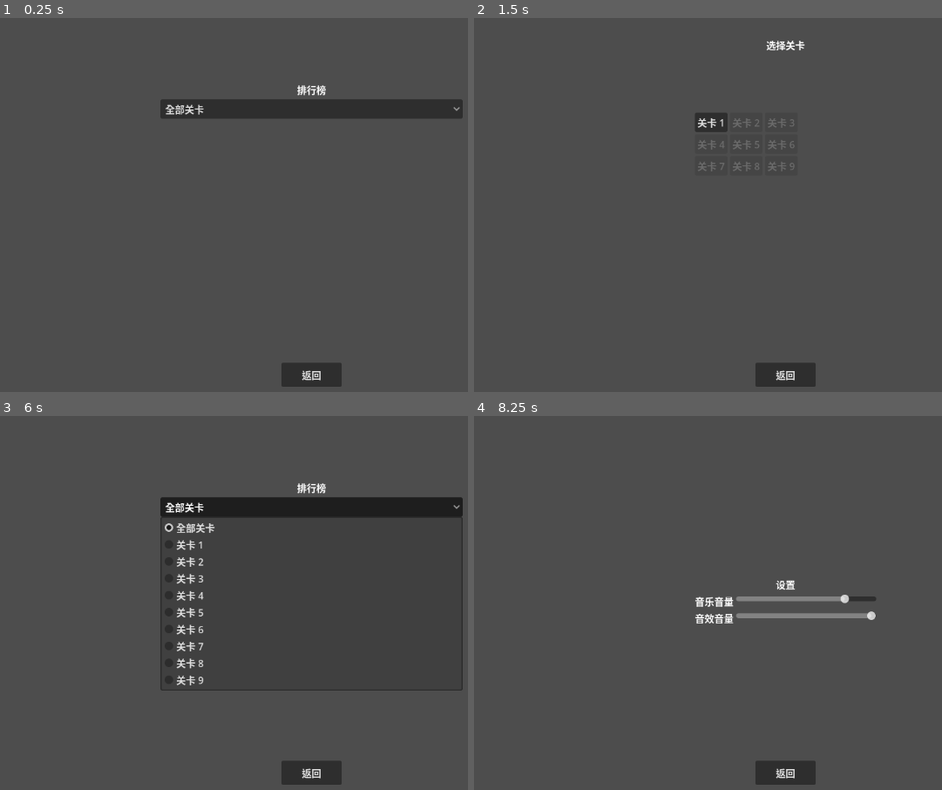
Above: before the commit, frames 1-4 (two rows, left to right).
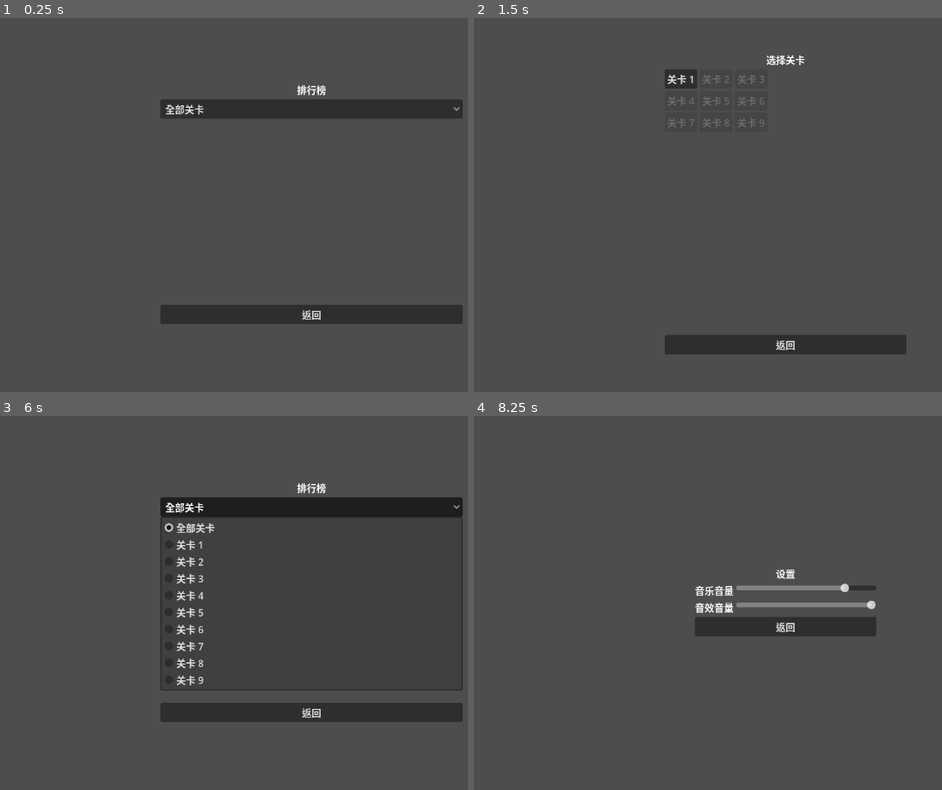
Above: after the commit, the same moments.

Repository: cangming009/firtdemo
Game: Godot game, scene res://scenes/menu/Leaderboard.tscn
Two runs of this game, one before a commit and one after it. Both use one fixed random seed, a clock stepped at 60 frames per second and the inputs below. This scene is started directly instead of the project's main scene.
Inputs:
- Up to frame 1 (0.25 s): no input
- Up to frame 2 (1.5 s): click "返回" at 0.5 s; click "开始游戏" at 1.25 s
- Up to frame 3 (6 s): click "关卡 1" at 2 s; click "Start" at 2.75 s; click "开始游戏" at 3.5 s; click "返回" at 4.25 s; click "排行榜" at 5 s; click "全部关卡" at 5.75 s
- Up to frame 4 (8.25 s): click "全部关卡" at 6.5 s; click "返回" at 7.25 s; click "设置" at 8 s

The runs differ from the first frame. In frame 1, 4.1% of the frame differs, in the area x 34-99%, y 76-99%; in frame 2, 4.4%; in frame 3, 4.1%; in frame 4, 4.7%, in the area x 47-86%, y 41-99%.

Commit message:
完善 代码

Diff:
--- a/scenes/menu/Leaderboard.gd
+++ b/scenes/menu/Leaderboard.gd
@@ -2,7 +2,7 @@
 
 @onready var score_list: VBoxContainer = $VBox/ScoreList
 @onready var level_filter: OptionButton = $VBox/LevelFilter
-@onready var back_button: Button = $BackButton
+@onready var back_button: Button = $VBox/BackButton
 
 var current_level: int = 0
 
--- a/scenes/menu/Leaderboard.tscn
+++ b/scenes/menu/Leaderboard.tscn
@@ -37,17 +37,6 @@
 layout_mode = 2
 size_flags_vertical = 3
 
-[node name="BackButton" type="Button" parent="."]
-layout_mode = 1
-anchors_preset = 7
-anchor_left = 0.5
-anchor_top = 1.0
-anchor_right = 0.5
-anchor_bottom = 1.0
-offset_left = -50.0
-offset_top = -60.0
-offset_right = 50.0
-offset_bottom = -20.0
-grow_horizontal = 2
-grow_vertical = 0
+[node name="BackButton" type="Button" parent="VBox"]
+layout_mode = 2
 text = "返回"
--- a/scenes/menu/LevelSelect.gd
+++ b/scenes/menu/LevelSelect.gd
@@ -1,33 +1,33 @@
 extends Control
 
-@onready var grid: GridContainer = $GridContainer
-@onready var back_button: Button = $BackButton
+@onready var grid: GridContainer = $VBox/GridContainer
+@onready var back_button: Button = $VBox/BackButton
 
 var level_buttons: Array = []
 
 func _ready() -> void:
-    var sm = get_node_or_null("/root/ScoreManager")
-    var unlocked = 1
-    if sm:
-        unlocked = sm.get_unlocked_level()
+	var sm = get_node_or_null("/root/ScoreManager")
+	var unlocked = 1
+	if sm:
+		unlocked = sm.get_unlocked_level()
 
-    for i in range(1, 10):
-        var btn = Button.new()
-        btn.text = "关卡 %d" % i
-        if i <= unlocked:
-            btn.pressed.connect(_on_level_button_pressed.bind(i))
-        else:
-            btn.disabled = true
-            btn.modulate.a = 0.5
-        grid.add_child(btn)
-        level_buttons.append(btn)
+	for i in range(1, 10):
+		var btn = Button.new()
+		btn.text = "关卡 %d" % i
+		if i <= unlocked:
+			btn.pressed.connect(_on_level_button_pressed.bind(i))
+		else:
+			btn.disabled = true
+			btn.modulate.a = 0.5
+		grid.add_child(btn)
+		level_buttons.append(btn)
 
-    back_button.pressed.connect(_on_back_pressed)
+	back_button.pressed.connect(_on_back_pressed)
 
 func _on_level_button_pressed(level: int) -> void:
-    var mm = get_tree().root.get_meta("menu_manager")
-    mm.start_game(level)
+	var mm = get_tree().root.get_meta("menu_manager")
+	mm.start_game(level)
 
 func _on_back_pressed() -> void:
-    var mm = get_tree().root.get_meta("menu_manager")
-    mm.go_to_main_menu()
+	var mm = get_tree().root.get_meta("menu_manager")
+	mm.go_to_main_menu()
--- a/scenes/menu/LevelSelect.tscn
+++ b/scenes/menu/LevelSelect.tscn
@@ -11,41 +11,31 @@
 grow_vertical = 2
 script = ExtResource("1_levelselect")
 
-[node name="Title" type="Label" parent="."]
-layout_mode = 1
-anchors_preset = 10
-anchor_right = 1.0
-offset_top = 50.0
-grow_horizontal = 2
-text = "选择关卡"
-horizontal_alignment = 1
-
-[node name="GridContainer" type="GridContainer" parent="."]
+[node name="VBox" type="VBoxContainer" parent="."]
 layout_mode = 1
 anchors_preset = 8
 anchor_left = 0.5
 anchor_top = 0.5
 anchor_right = 0.5
 anchor_bottom = 0.5
-offset_left = -150.0
-offset_top = -150.0
-offset_right = 150.0
-offset_bottom = 150.0
+offset_left = -200.0
+offset_top = -250.0
+offset_right = 200.0
+offset_bottom = 250.0
 grow_horizontal = 2
 grow_vertical = 2
+alignment = 1
+
+[node name="Title" type="Label" parent="VBox"]
+layout_mode = 2
+text = "选择关卡"
+horizontal_alignment = 1
+
+[node name="GridContainer" type="GridContainer" parent="VBox"]
+layout_mode = 2
+size_flags_vertical = 3
 columns = 3
 
-[node name="BackButton" type="Button" parent="."]
-layout_mode = 1
-anchors_preset = 7
-anchor_left = 0.5
-anchor_top = 1.0
-anchor_right = 0.5
-anchor_bottom = 1.0
-offset_left = -50.0
-offset_top = -60.0
-offset_right = 50.0
-offset_bottom = -20.0
-grow_horizontal = 2
-grow_vertical = 0
+[node name="BackButton" type="Button" parent="VBox"]
+layout_mode = 2
 text = "返回"
--- a/scenes/menu/Settings.gd
+++ b/scenes/menu/Settings.gd
@@ -2,7 +2,7 @@
 
 @onready var music_slider: HSlider = $VBox/MusicContainer/MusicSlider
 @onready var sfx_slider: HSlider = $VBox/SFXContainer/SFXSlider
-@onready var back_button: Button = $BackButton
+@onready var back_button: Button = $VBox/BackButton
 
 func _ready() -> void:
     var sm = get_node_or_null("/root/ScoreManager")
--- a/scenes/menu/Settings.tscn
+++ b/scenes/menu/Settings.tscn
@@ -61,17 +61,6 @@
 step = 1.0
 value = 100.0
 
-[node name="BackButton" type="Button" parent="."]
-layout_mode = 1
-anchors_preset = 7
-anchor_left = 0.5
-anchor_top = 1.0
-anchor_right = 0.5
-anchor_bottom = 1.0
-offset_left = -50.0
-offset_top = -60.0
-offset_right = 50.0
-offset_bottom = -20.0
-grow_horizontal = 2
-grow_vertical = 0
+[node name="BackButton" type="Button" parent="VBox"]
+layout_mode = 2
 text = "返回"
--- a/scripts/game/GameManager.gd
+++ b/scripts/game/GameManager.gd
@@ -27,173 +27,173 @@
 var combo_timer: Timer
 
 func _ready() -> void:
-    print("[GameManager] _ready called, level=", current_level)
+	print("[GameManager] _ready called, level=", current_level)
 
-    var level_config = LevelConfig.get_level_config(current_level)
-    mole_spawn_interval_min = level_config.spawn_interval_min
-    mole_spawn_interval_max = level_config.spawn_interval_max
-    visible_time = level_config.visible_time
-    game_duration = level_config.game_duration
+	var level_config = LevelConfig.get_level_config(current_level)
+	mole_spawn_interval_min = level_config.spawn_interval_min
+	mole_spawn_interval_max = level_config.spawn_interval_max
+	visible_time = level_config.visible_time
+	game_duration = level_config.game_duration
 
-    spawn_timer = Timer.new()
-    spawn_timer.timeout.connect(_on_spawn_timeout)
-    add_child(spawn_timer)
+	spawn_timer = Timer.new()
+	spawn_timer.timeout.connect(_on_spawn_timeout)
+	add_child(spawn_timer)
 
-    game_timer = Timer.new()
-    game_timer.timeout.connect(_on_game_timeout)
-    add_child(game_timer)
+	game_timer = Timer.new()
+	game_timer.timeout.connect(_on_game_timeout)
+	add_child(game_timer)
 
-    combo_timer = Timer.new()
-    combo_timer.timeout.connect(_on_combo_timeout)
-    combo_timer.one_shot = true
-    add_child(combo_timer)
+	combo_timer = Timer.new()
+	combo_timer.timeout.connect(_on_combo_timeout)
+	combo_timer.one_shot = true
+	add_child(combo_timer)
 
-    start_button.pressed.connect(_on_start_button_pressed)
-    game_over_label.hide()
-    combo_label.hide()
-    update_ui()
+	start_button.pressed.connect(_on_start_button_pressed)
+	game_over_label.hide()
+	combo_label.hide()
+	update_ui()
 
-    var hit_stream = load("res://hit.wav")
-    if hit_stream:
-        audio_hit.stream = hit_stream
+	var hit_stream = load("res://hit.wav")
+	if hit_stream:
+		audio_hit.stream = hit_stream
 
-    print("[GameManager] _ready done, holes count: ", holes.size())
+	print("[GameManager] _ready done, holes count: ", holes.size())
 
 func _on_start_button_pressed() -> void:
-    var mm = get_tree().root.get_meta("menu_manager")
-    mm.go_to_main_menu()
+	var mm = get_tree().root.get_meta("menu_manager")
+	mm.go_to_main_menu()
 
 func start_game() -> void:
-    print("[GameManager] start_game called")
-    state = GameState.PLAYING
-    score = 0
-    time_remaining = game_duration
+	print("[GameManager] start_game called")
+	state = GameState.PLAYING
+	score = 0
+	time_remaining = game_duration
 
-    start_button.hide()
-    game_over_label.hide()
+	start_button.hide()
+	game_over_label.hide()
 
-    game_timer.start(1.0)
-    schedule_next_spawn()
+	game_timer.start(1.0)
+	schedule_next_spawn()
 
-    update_ui()
+	update_ui()
 
 func schedule_next_spawn() -> void:
-    var interval = randf_range(mole_spawn_interval_min, mole_spawn_interval_max)
-    spawn_timer.start(interval)
+	var interval = randf_range(mole_spawn_interval_min, mole_spawn_interval_max)
+	spawn_timer.start(interval)
 
 func _on_spawn_timeout() -> void:
-    if state != GameState.PLAYING:
-        return
+	if state != GameState.PLAYING:
+		return
 
-    var available_holes: Array = holes.filter(func(h): return not h.is_mole_visible())
-    if available_holes.size() > 0:
-        var random_hole = available_holes[randi() % available_holes.size()]
-        random_hole.show_mole()
+	var available_holes: Array = holes.filter(func(h): return not h.is_mole_visible())
+	if available_holes.size() > 0:
+		var random_hole = available_holes[randi() % available_holes.size()]
+		random_hole.show_mole()
 
-    schedule_next_spawn()
+	schedule_next_spawn()
 
 func _on_game_timeout() -> void:
-    time_remaining -= 1.0
-    update_ui()
+	time_remaining -= 1.0
+	update_ui()
 
-    if time_remaining <= 0:
-        end_game()
+	if time_remaining <= 0:
+		end_game()
 
 func end_game() -> void:
-    state = GameState.GAME_OVER
-    spawn_timer.stop()
-    game_timer.stop()
+	state = GameState.GAME_OVER
+	spawn_timer.stop()
+	game_timer.stop()
 
-    for hole in holes:
-        hole.hide_mole()
+	for hole in holes:
+		hole.hide_mole()
 
-    var sm = get_node_or_null("/root/ScoreManager")
-    if sm:
-        sm.add_score(current_level, score)
-        if score > 0:
-            sm.unlock_next_level()
+	var sm = get_node_or_null("/root/ScoreManager")
+	if sm:
+		sm.add_score(current_level, score)
+		if score > 0:
+			sm.unlock_next_level()
 
-    game_over_label.text = "Game Over!\nScore: %d" % score
-    game_over_label.show()
-    start_button.text = "返回菜单"
-    start_button.show()
+	game_over_label.text = "Game Over!\nScore: %d" % score
+	game_over_label.show()
+	start_button.text = "返回菜单"
+	start_button.show()
 
 func add_score(points: int, mole_pos: Vector2 = Vector2.ZERO) -> void:
-    if state == GameState.PLAYING:
-        score += points
-        update_ui()
-        if audio_hit.stream:
-            var am = get_node_or_null("/root/AudioManager")
-            if am:
-                am.play_sfx(audio_hit.stream)
-            else:
-                audio_hit.play()
-        spawn_score_popup(mole_pos, points)
+	if state == GameState.PLAYING:
+		score += points
+		update_ui()
+		if audio_hit.stream:
+			var am = get_node_or_null("/root/AudioManager")
+			if am:
+				am.play_sfx(audio_hit.stream)
+			else:
+				audio_hit.play()
+		spawn_score_popup(mole_pos, points)
 
-        combo_count += 1
-        combo_timer.start(1.5)
+		combo_count += 1
+		combo_timer.start(1.5)
 
-        combo_label.text = "Combo: %d" % combo_count
-        combo_label.show()
-        combo_label.scale = Vector2(1.2, 1.2)
-        var tween = create_tween()
-        tween.set_parallel(true)
-        tween.tween_property(combo_label, "scale", Vector2(1.0, 1.0), 0.15).set_trans(Tween.TRANS_BACK).set_ease(Tween.EASE_OUT)
+		combo_label.text = "Combo: %d" % combo_count
+		combo_label.show()
+		combo_label.scale = Vector2(1.2, 1.2)
+		var tween = create_tween()
+		tween.set_parallel(true)
+		tween.tween_property(combo_label, "scale", Vector2(1.0, 1.0), 0.15).set_trans(Tween.TRANS_BACK).set_ease(Tween.EASE_OUT)
 
-        show_combo_text()
+		show_combo_text()
 
 func spawn_score_popup(world_pos: Vector2, points: int) -> void:
-    var popup = Label.new()
-    popup.text = "+%d" % points
-    popup.add_theme_font_size_override("font_size", 24)
-    popup.modulate = Color(0.3, 0.85, 0.3, 1)
-    popup.horizontal_alignment = HORIZONTAL_ALIGNMENT_CENTER
-    popup.vertical_alignment = VERTICAL_ALIGNMENT_CENTER
-    popup.z_index = 100
-    add_child(popup)
+	var popup = Label.new()
+	popup.text = "+%d" % points
+	popup.add_theme_font_size_override("font_size", 24)
+	popup.modulate = Color(0.3, 0.85, 0.3, 1)
+	popup.horizontal_alignment = HORIZONTAL_ALIGNMENT_CENTER
+	popup.vertical_alignment = VERTICAL_ALIGNMENT_CENTER
+	popup.z_index = 100
+	add_child(popup)
 
-    var camera_pos = Vector2.ZERO
-    var camera = get_viewport().get_camera_2d()
-    if camera:
-        camera_pos = camera.global_position
-    popup.global_position = camera_pos + world_pos + Vector2(0, -20)
+	var camera_pos = Vector2.ZERO
+	var camera = get_viewport().get_camera_2d()
+	if camera:
+		camera_pos = camera.global_position
+	popup.global_position = camera_pos + world_pos + Vector2(0, -20)
 
-    var tween = create_tween()
-    tween.set_parallel(true)
-    tween.tween_property(popup, "position:y", camera_pos.y + world_pos.y - 80, 0.8).set_trans(Tween.TRANS_BACK).set_ease(Tween.EASE_OUT)
-    tween.tween_property(popup, "modulate:a", 0.0, 0.8).set_trans(Tween.TRANS_SINE).set_ease(Tween.EASE_IN)
+	var tween = create_tween()
+	tween.set_parallel(true)
+	tween.tween_property(popup, "position:y", camera_pos.y + world_pos.y - 80, 0.8).set_trans(Tween.TRANS_BACK).set_ease(Tween.EASE_OUT)
+	tween.tween_property(popup, "modulate:a", 0.0, 0.8).set_trans(Tween.TRANS_SINE).set_ease(Tween.EASE_IN)
 
-    await get_tree().create_timer(0.8).timeout
-    popup.queue_free()
+	await get_tree().create_timer(0.8).timeout
+	popup.queue_free()
 
 func update_ui() -> void:
-    score_label.text = "Score: %d" % score
-    timer_label.text = "Time: %d" % max(0, int(time_remaining))
+	score_label.text = "Score: %d" % score
+	timer_label.text = "Time: %d" % max(0, int(time_remaining))
 
 func _on_combo_timeout() -> void:
-    combo_count = 0
-    combo_label.hide()
+	combo_count = 0
+	combo_label.hide()
 
 func show_combo_text() -> void:
-    var text = ""
-    if combo_count >= 6:
-        text = "Amazing!"
-    elif combo_count >= 4:
-        text = "Great!"
-    elif combo_count >= 2:
-        text = "Nice!"
-    else:
-        return
+	var text = ""
+	if combo_count >= 6:
+		text = "Amazing!"
+	elif combo_count >= 4:
+		text = "Great!"
+	elif combo_count >= 2:
+		text = "Nice!"
+	else:
+		return
 
-    combo_label.text = text
-    combo_label.show()
+	combo_label.text = text
+	combo_label.show()
 
-    combo_label.scale = Vector2(2.0, 2.0)
-    combo_label.modulate.a = 0.0
-    var tween = create_tween()
-    tween.set_parallel(true)
-    tween.tween_property(combo_label, "scale", Vector2(1.0, 1.0), 0.2).set_trans(Tween.TRANS_BACK).set_ease(Tween.EASE_OUT)
-    tween.tween_property(combo_label, "modulate:a", 1.0, 0.2)
+	combo_label.scale = Vector2(2.0, 2.0)
+	combo_label.modulate.a = 0.0
+	var tween = create_tween()
+	tween.set_parallel(true)
+	tween.tween_property(combo_label, "scale", Vector2(1.0, 1.0), 0.2).set_trans(Tween.TRANS_BACK).set_ease(Tween.EASE_OUT)
+	tween.tween_property(combo_label, "modulate:a", 1.0, 0.2)
 
-    await get_tree().create_timer(0.5).timeout
-    combo_label.hide()
+	await get_tree().create_timer(0.5).timeout
+	combo_label.hide()
Not shown, changed: .claude/settings.local.json
Not shown, added: scenes/menu/Leaderboard.gd.uid
Not shown, added: scenes/menu/LevelSelect.gd.uid
Not shown, added: scenes/menu/MainMenu.gd.uid
Not shown, added: scenes/menu/Settings.gd.uid
Not shown, added: scripts/game/GameManager.gd.uid
Not shown, added: scripts/game/Hole.gd.uid
Not shown, added: scripts/game/Mole.gd.uid
Not shown, added: scripts/menu/MenuManager.gd.uid
